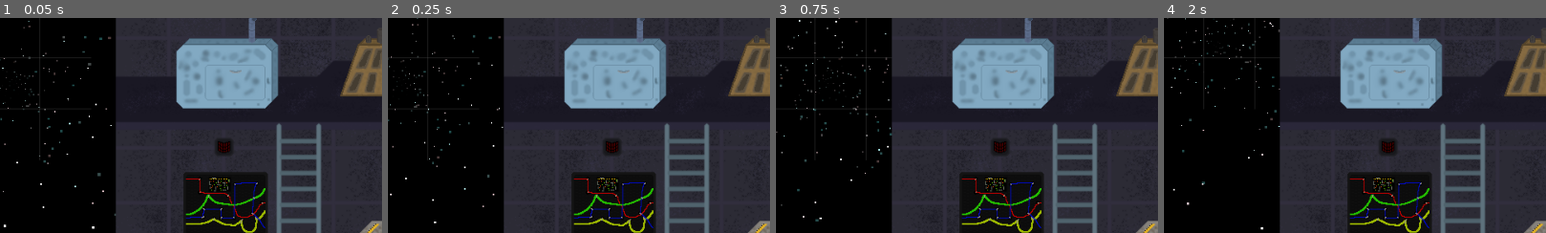
Above: before the commit, frames 1-4 (left to right).
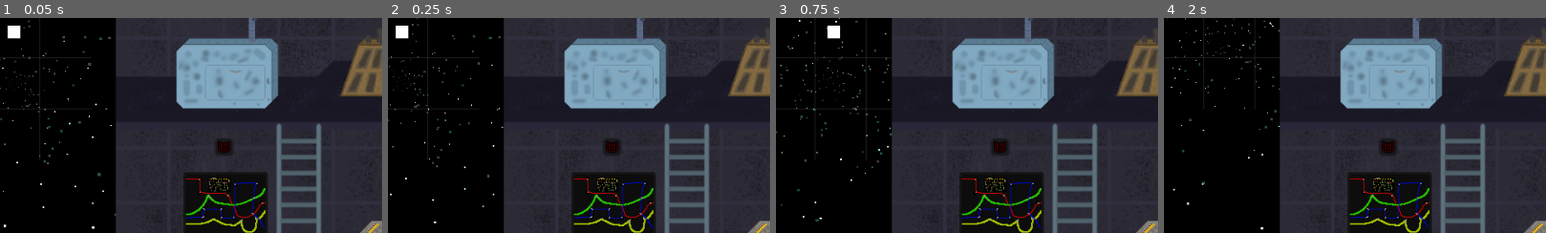
Above: after the commit, the same moments.

Repository: kedalovo/-SG-Spaceship-Management
Game: Godot game, scene res://Game Scene/Game.tscn
The game is run twice, just before and just after one commit, with the same random seed, the same clock (stepped at 60 frames per second) and the same inputs.
Inputs (mouse positions are % of the whole screen's width and height, from its top left):
- Up to frame 1 (0.05 s): no input
- Up to frame 2 (0.25 s): no input
- Up to frame 3 (0.75 s): click (7, 83) at 0.5 s
- Up to frame 4 (2 s): click (13, 91) at 1.25 s
The pictures show only the part of the screen within x 12-62%, y 20-70%; the shares and areas given below are measured in that part.

The runs differ from the first frame. In frame 1, 0.2% of the frame differs, in the area x 2-6%, y 3-10%; in frame 2, 0.2%; in frame 3, 0.2%; in frame 4, nothing differs.

Commit message:
Started working on Hazards generation. Adding damage functions bit by bit. Hazards can now be created with different types of damage in a specific spot on the grid with a specific lifetime.

Diff:
--- a/Cabin/cabin.gd
+++ /dev/null
@@ -1 +0,0 @@
-extends Node2D
--- a/Game Scene/Game.tscn
+++ b/Game Scene/Game.tscn
@@ -1,8 +1,7 @@
-[gd_scene load_steps=59 format=3 uid="uid://dr0fafp1u36yj"]
+[gd_scene load_steps=58 format=3 uid="uid://dr0fafp1u36yj"]
 
 [ext_resource type="Script" path="res://Game Scene/game.gd" id="1_t00el"]
 [ext_resource type="Texture2D" uid="uid://dmcht1gqpy4v3" path="res://Systems/Life Support/Assets/Life Support.png" id="2_3bjf3"]
-[ext_resource type="Script" path="res://Cabin/cabin.gd" id="2_esnsn"]
 [ext_resource type="Texture2D" uid="uid://c6wdksyljuwx5" path="res://Systems/Systems Background.png" id="2_idqil"]
 [ext_resource type="Texture2D" uid="uid://crc0xix75leon" path="res://Systems/Life Support/Assets/Life Support outline.png" id="3_hjlia"]
 [ext_resource type="Script" path="res://Systems/system_visual.gd" id="3_kjvah"]
@@ -183,7 +182,6 @@
 anchor_mode = 0
 
 [node name="Cabin" type="Node2D" parent="."]
-script = ExtResource("2_esnsn")
 
 [node name="SubViewportContainer2" type="SubViewportContainer" parent="Cabin"]
 offset_right = 256.0
@@ -590,6 +588,7 @@
 [node name="Computer System" parent="SubViewportContainer/SubViewport" instance=ExtResource("20_1h5sm")]
 visible = false
 
+[connection signal="damaged" from="Cabin/SubViewportContainer2/SubViewport/Space" to="." method="_on_damaged"]
 [connection signal="pressed" from="Cabin/Controls/Left Button" to="." method="_on_left_button_pressed"]
 [connection signal="pressed" from="Cabin/Controls/Down Button" to="." method="_on_down_button_pressed"]
 [connection signal="pressed" from="Cabin/Controls/Right Button" to="." method="_on_right_button_pressed"]
--- a/Game Scene/game.gd
+++ b/Game Scene/game.gd
@@ -85,3 +85,16 @@
 
 func _on_up_button_pressed() -> void:
 	space.move(Vector2.DOWN)
+
+
+func _on_damaged(strength: int, type: game_manager.damage_types) -> void:
+	var damage_variants: Array[system] = []
+	match type:
+		game_manager.damage_types.PHYSICAL:
+			damage_variants = [hull_system, engines_system, electrical_system, external_system]
+		game_manager.damage_types.HEAT:
+			damage_variants = [life_support_system, engines_system, external_system]
+		game_manager.damage_types.ELECTRICITY:
+			damage_variants = [electrical_system, computer_system, external_system]
+	for i in strength:
+		damage_variants.pick_random()._damage(1, type)
--- /dev/null
+++ b/Hazards/hazard.gd
@@ -0,0 +1,24 @@
+extends Node2D
+
+
+class_name Hazard
+
+
+signal finished(spot: Vector2, strength: int, type: game_manager.damage_types)
+
+
+var types: Array[game_manager.damage_types]
+
+var spot: Vector2 = Vector2.ZERO
+
+var strength: int = 0
+
+
+func set_time(time: float) -> void:
+	$Timer.wait_time = time
+
+
+func _on_timer_timeout() -> void:
+	for i in types:
+		finished.emit(spot, strength, i)
+	queue_free()
--- /dev/null
+++ b/Hazards/hazard.tscn
@@ -0,0 +1,21 @@
+[gd_scene load_steps=2 format=3 uid="uid://bhegifuej00am"]
+
+[ext_resource type="Script" path="res://Hazards/hazard.gd" id="1_gbao2"]
+
+[node name="Hazard" type="Node2D"]
+script = ExtResource("1_gbao2")
+
+[node name="Sprite" type="Sprite2D" parent="."]
+
+[node name="ColorRect" type="ColorRect" parent="Sprite"]
+offset_left = -8.0
+offset_top = -8.0
+offset_right = 8.0
+offset_bottom = 8.0
+
+[node name="Timer" type="Timer" parent="."]
+process_callback = 0
+one_shot = true
+autostart = true
+
+[connection signal="timeout" from="Timer" to="." method="_on_timer_timeout"]
--- a/Space/space.gd
+++ b/Space/space.gd
@@ -1,18 +1,52 @@
 extends Node2D
 
+
+signal damaged(strength: int, type: game_manager.damage_types)
+
+
+const HAZARD = preload("res://Hazards/hazard.tscn")
 
 @onready var particles: Node2D = $Particles
 @onready var far_particles: GPUParticles2D = $"Particles/Far Particles"
 @onready var middle_particles: GPUParticles2D = $"Particles/Middle Particles"
 @onready var close_particles: GPUParticles2D = $"Particles/Close Particles"
 @onready var grid: Node2D = $Grid
+@onready var incoming_hazards: Node2D = $"Incoming Hazards"
 
 const MIDDLE_POSITION: Vector2 = Vector2(128, 192)
 const TWEEN_TIME: float = 0.3
 
+var hazard_spots: Dictionary
+
 var current_pos: Vector2 = Vector2.ZERO
 
 var is_moving: bool = false
+
+
+func _ready() -> void:
+	create_hazard(Vector2.UP, 1.0, 2, [game_manager.damage_types.PHYSICAL, game_manager.damage_types.HEAT])
+
+
+func create_hazard(spot: Vector2, time: float, strength: int, types: Array[game_manager.damage_types]) -> void:
+	if spot in hazard_spots:
+		print_debug("Tried creating a hazard in ", spot, ", which is busy")
+		return
+	var hazard := HAZARD.instantiate()
+	hazard.strength = strength
+	hazard.types = types
+	hazard.spot = spot
+	hazard.finished.connect(hit)
+	hazard_spots[spot] = hazard
+	hazard.set_time(time)
+	incoming_hazards.add_child(hazard)
+	hazard.position = spot * 64
+
+
+func hit(spot: Vector2, strength: int, type: game_manager.damage_types) -> void:
+	if spot == current_pos:
+		damaged.emit(strength, type)
+		print_debug("Damaged!")
+	hazard_spots.erase(spot)
 
 
 func move(to: Vector2) -> void:
@@ -27,11 +61,13 @@
 				var new_pos := current_pos.y * 64
 				var new_pos_mid := current_pos.y * 48
 				var new_pos_close := current_pos.y * 32
+				var hazard_pos := current_pos.y * 56
 				tween.set_parallel()
 				tween.tween_property(far_particles, "position:y", new_pos, TWEEN_TIME).set_trans(Tween.TRANS_CUBIC).set_ease(Tween.EASE_OUT)
 				tween.tween_property(middle_particles, "position:y", new_pos_mid, TWEEN_TIME).set_trans(Tween.TRANS_CUBIC).set_ease(Tween.EASE_OUT)
 				tween.tween_property(close_particles, "position:y", new_pos_close, TWEEN_TIME).set_trans(Tween.TRANS_CUBIC).set_ease(Tween.EASE_OUT)
 				tween.tween_property(grid, "position:y", MIDDLE_POSITION.y + new_pos, TWEEN_TIME).set_trans(Tween.TRANS_CUBIC).set_ease(Tween.EASE_OUT)
+				tween.tween_property(incoming_hazards, "position:y", MIDDLE_POSITION.y + hazard_pos, TWEEN_TIME).set_trans(Tween.TRANS_CUBIC).set_ease(Tween.EASE_OUT)
 				is_set = true
 		Vector2.DOWN:
 			if current_pos.y <= 0:
@@ -39,11 +75,13 @@
 				var new_pos := current_pos.y * 64
 				var new_pos_mid := current_pos.y * 48
 				var new_pos_close := current_pos.y * 32
+				var hazard_pos := current_pos.y * 56
 				tween.set_parallel()
 				tween.tween_property(far_particles, "position:y", new_pos, TWEEN_TIME).set_trans(Tween.TRANS_CUBIC).set_ease(Tween.EASE_OUT)
 				tween.tween_property(middle_particles, "position:y", new_pos_mid, TWEEN_TIME).set_trans(Tween.TRANS_CUBIC).set_ease(Tween.EASE_OUT)
 				tween.tween_property(close_particles, "position:y", new_pos_close, TWEEN_TIME).set_trans(Tween.TRANS_CUBIC).set_ease(Tween.EASE_OUT)
 				tween.tween_property(grid, "position:y", MIDDLE_POSITION.y + new_pos, TWEEN_TIME).set_trans(Tween.TRANS_CUBIC).set_ease(Tween.EASE_OUT)
+				tween.tween_property(incoming_hazards, "position:y", MIDDLE_POSITION.y + hazard_pos, TWEEN_TIME).set_trans(Tween.TRANS_CUBIC).set_ease(Tween.EASE_OUT)
 				is_set = true
 		Vector2.LEFT:
 			if current_pos.x >= 0:
@@ -51,11 +89,13 @@
 				var new_pos := current_pos.x * 64
 				var new_pos_mid := current_pos.x * 48
 				var new_pos_close := current_pos.x * 32
+				var hazard_pos := current_pos.x * 56
 				tween.set_parallel()
 				tween.tween_property(far_particles, "position:x", new_pos, TWEEN_TIME).set_trans(Tween.TRANS_CUBIC).set_ease(Tween.EASE_OUT)
 				tween.tween_property(middle_particles, "position:x", new_pos_mid, TWEEN_TIME).set_trans(Tween.TRANS_CUBIC).set_ease(Tween.EASE_OUT)
 				tween.tween_property(close_particles, "position:x", new_pos_close, TWEEN_TIME).set_trans(Tween.TRANS_CUBIC).set_ease(Tween.EASE_OUT)
 				tween.tween_property(grid, "position:x", MIDDLE_POSITION.x + new_pos, TWEEN_TIME).set_trans(Tween.TRANS_CUBIC).set_ease(Tween.EASE_OUT)
+				tween.tween_property(incoming_hazards, "position:x", MIDDLE_POSITION.x + hazard_pos, TWEEN_TIME).set_trans(Tween.TRANS_CUBIC).set_ease(Tween.EASE_OUT)
 				is_set = true
 		Vector2.RIGHT:
 			if current_pos.x <= 0:
@@ -63,11 +103,13 @@
 				var new_pos := current_pos.x * 64
 				var new_pos_mid := current_pos.x * 48
 				var new_pos_close := current_pos.x * 32
+				var hazard_pos := current_pos.x * 56
 				tween.set_parallel()
 				tween.tween_property(far_particles, "position:x", new_pos, TWEEN_TIME).set_trans(Tween.TRANS_CUBIC).set_ease(Tween.EASE_OUT)
 				tween.tween_property(middle_particles, "position:x", new_pos_mid, TWEEN_TIME).set_trans(Tween.TRANS_CUBIC).set_ease(Tween.EASE_OUT)
 				tween.tween_property(close_particles, "position:x", new_pos_close, TWEEN_TIME).set_trans(Tween.TRANS_CUBIC).set_ease(Tween.EASE_OUT)
 				tween.tween_property(grid, "position:x", MIDDLE_POSITION.x + new_pos, TWEEN_TIME).set_trans(Tween.TRANS_CUBIC).set_ease(Tween.EASE_OUT)
+				tween.tween_property(incoming_hazards, "position:x", MIDDLE_POSITION.x + hazard_pos, TWEEN_TIME).set_trans(Tween.TRANS_CUBIC).set_ease(Tween.EASE_OUT)
 				is_set = true
 	if is_set:
 		tween.tween_callback(func(): is_moving = false).set_delay(TWEEN_TIME-0.1)
--- a/Space/space.tscn
+++ b/Space/space.tscn
@@ -164,3 +164,6 @@
 offset_top = -96.0
 offset_right = 48.0
 offset_bottom = 96.0
+
+[node name="Incoming Hazards" type="Node2D" parent="."]
+position = Vector2(128, 192)
